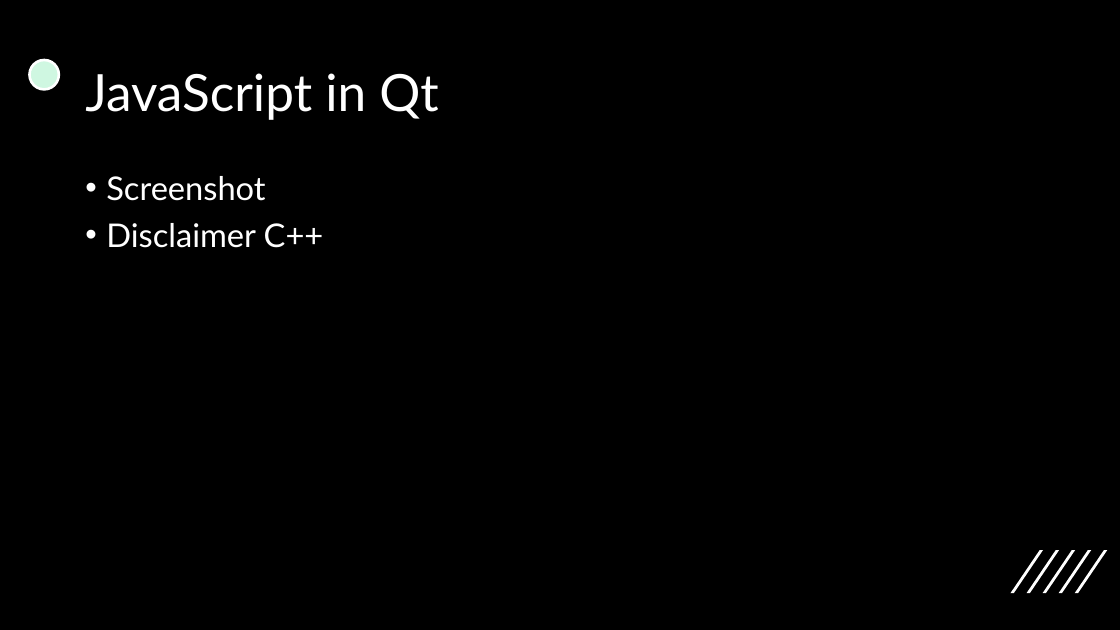
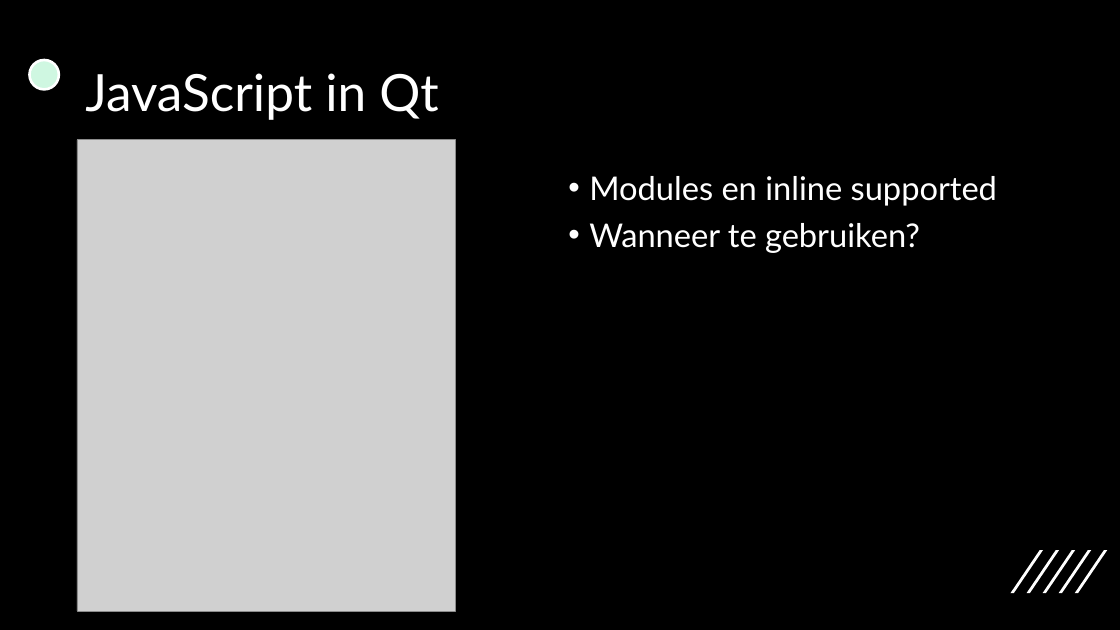
Before and after one commit to dietbrand/graduaatsproef, a slide deck: slide 6 of docs/graduaatsproef_presentatie.pptx (slide 7 before the commit). Drawn at 1120x630 pixels with LibreOffice and Linux fonts; fonts in the diff are those of the drawing; grey boxes stand for pictures. Boxes give left, top, right and bottom in pixels: in the first picture for what was removed or moved away, otherwise in the second. Text is boxed around its words. In the diff, an @@ line names an element or a change of style, - is before the commit and + after.

Commit message:
Updated powerpoint presentation

```diff
--- a/docs/graduaatsproef_presentatie.pptx
+++ b/docs/graduaatsproef_presentatie.pptx
@@ picture added at (x1=77, y1=140, x2=456, y2=612) @@
@@ text at (x1=589, y1=176, x2=997, y2=253): text changed @@
-• Screenshot
-• Disclaimer C++
+• Modules en inline supported
+• Wanneer te gebruiken?
```
Also in this commit, not shown: 4 other slides changed.
